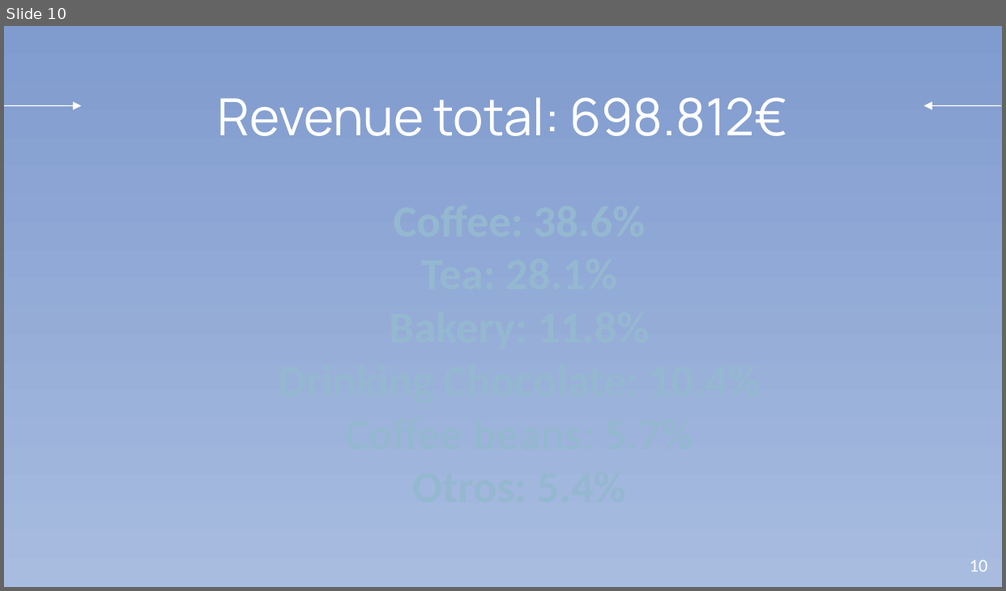
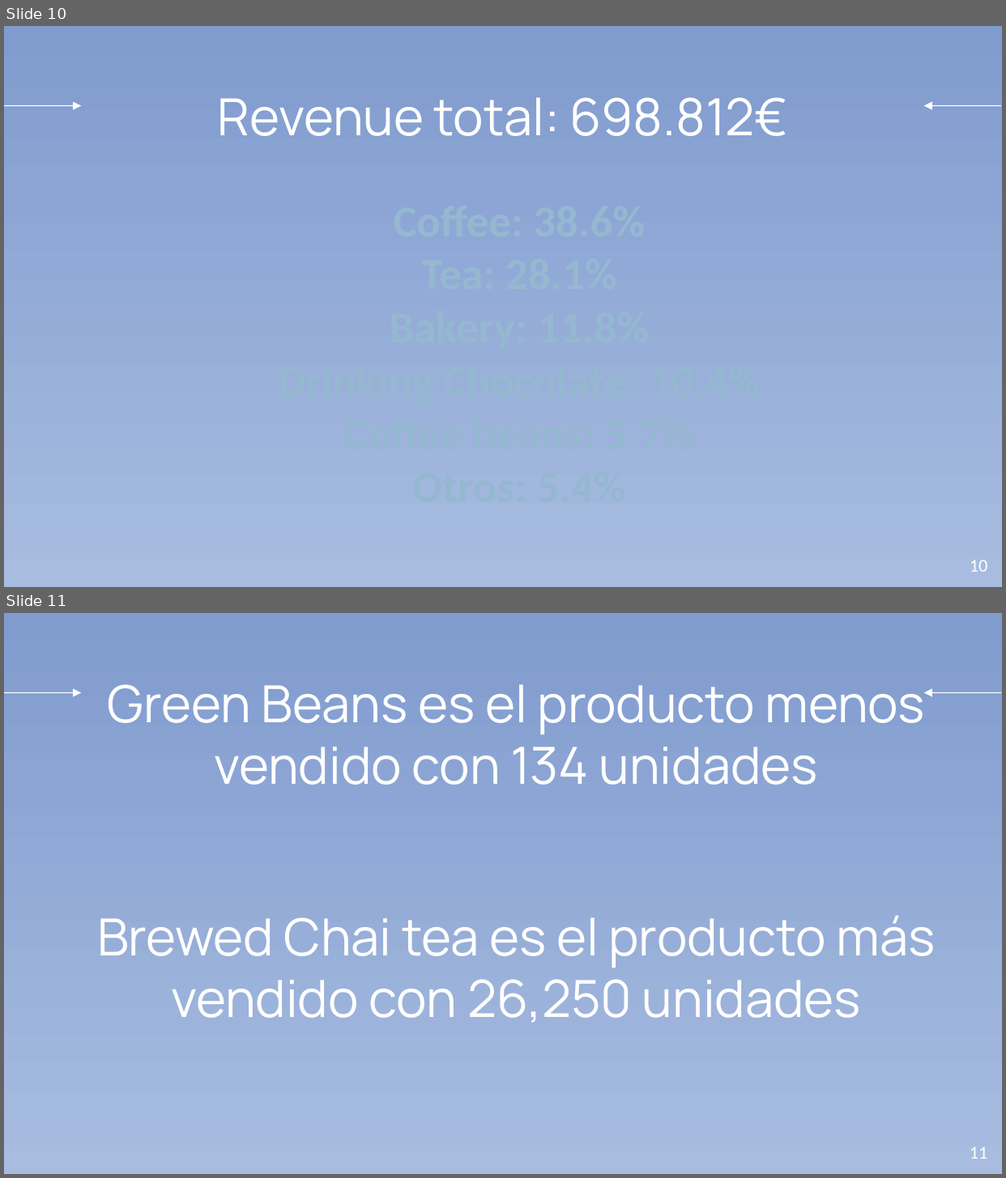
Before and after one commit to AlejandroBeldaFernandez/Coffee-Shop-Sales, a slide deck: Coffee Shop Sales Slides.odp. Shown one above the other, each under a label of ours: slide 10 before the commit, slides 10 and 11 after it. The pictures are 1006x591 and 1006x1178 pixels, drawn with LibreOffice and Linux fonts; fonts in the diff are those of the drawing. Boxes give left, top, right and bottom in pixels: in the first picture for what was removed or moved away, otherwise in the second. Text is boxed around its words. In the diff, an @@ line names an element or a change of style, - is before the commit and + after.

```diff
--- a/Coffee Shop Sales Slides.odp
+++ b/Coffee Shop Sales Slides.odp
@@ slide 11 added at bbox=[4, 613, 1002, 1174], background gradient #809BCE to #A8BCE0; not listed: 2 template elements that a slide beside it also shows @@
@@ title added at bbox=[108, 684, 925, 785], 37 pt, text #FFFFFF @@
+Green Beans es el producto menos vendido con 134 unidades
@@ title added at bbox=[97, 916, 936, 1023], 37 pt, text #FFFFFF @@
+Brewed Chai tea es el producto más vendido con 26,250 unidades
@@ page number added at bbox=[970, 1148, 987, 1159], 13 pt, text #FFFFFF @@
+11
```
Also in this commit, not shown: 1 slide changed.
